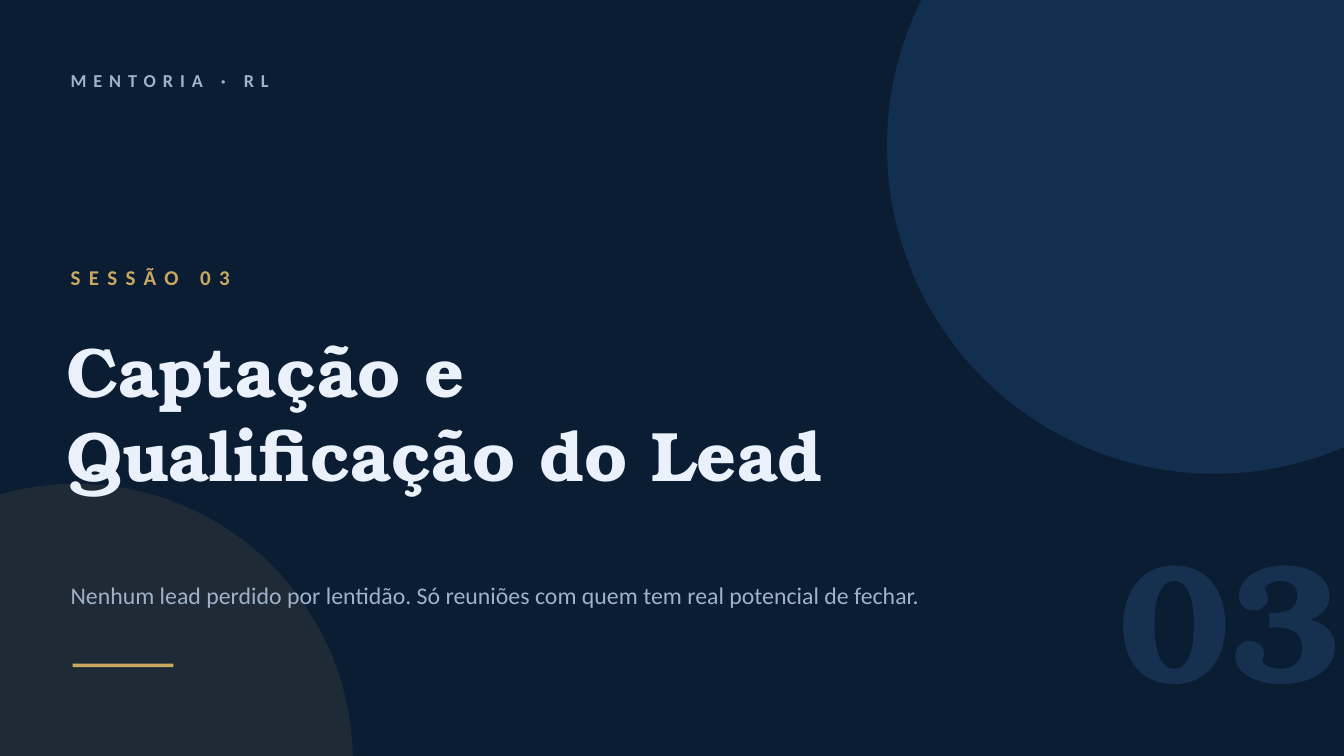
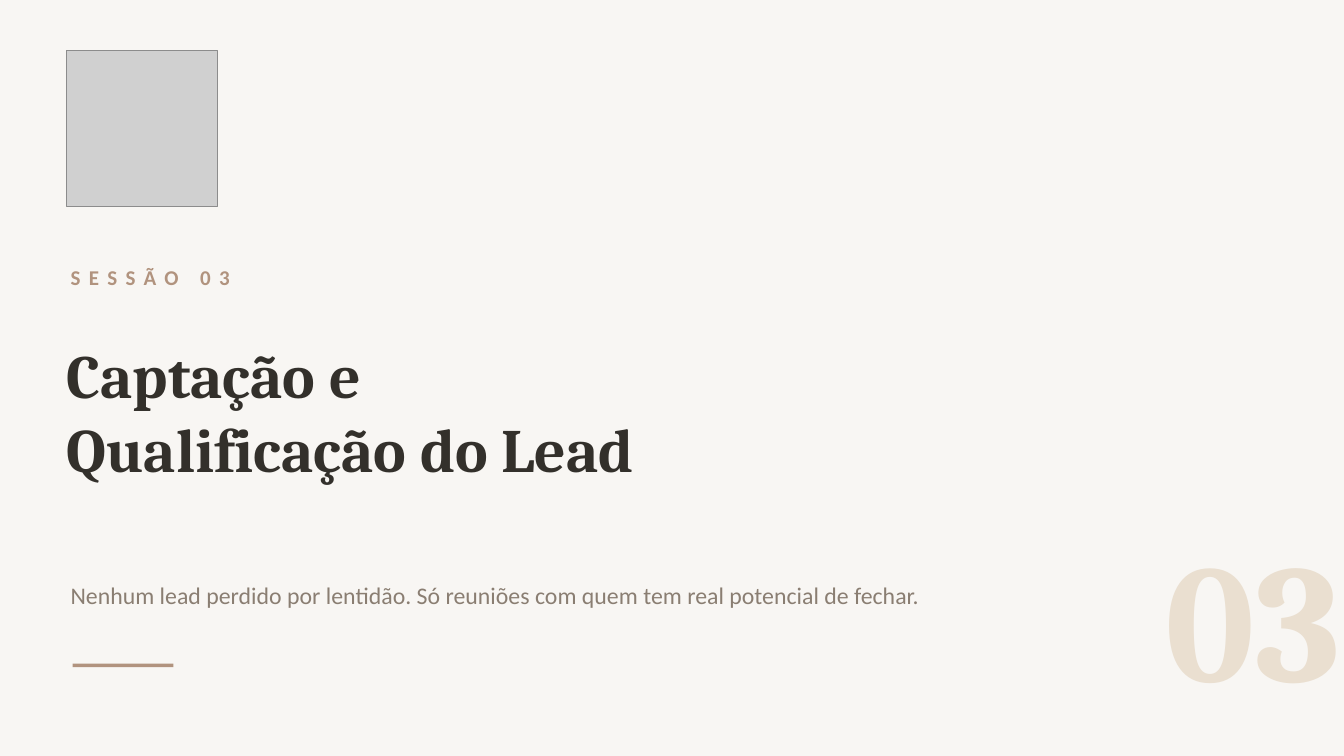
Before and after one commit to geralrlphoto/rl-menu, a slide deck: slide 1 of public/wedding-mentor-files/S3_Captacao.pptx. Drawn at 1344x756 pixels with LibreOffice and Linux fonts; fonts in the diff are those of the drawing; grey boxes stand for pictures. Boxes give left, top, right and bottom in pixels: in the first picture for what was removed or moved away, otherwise in the second. Text is boxed around its words. In the diff, an @@ line names an element or a change of style, - is before the commit and + after.

```diff
--- a/public/wedding-mentor-files/S3_Captacao.pptx
+++ b/public/wedding-mentor-files/S3_Captacao.pptx
@@ background #0B1D33 to #F8F6F3 @@
@@ ellipse removed at (x1=887, y1=0, x2=1344, y2=474) @@
@@ picture added at (x1=67, y1=50, x2=218, y2=207) @@
@@ text removed at (x1=71, y1=75, x2=269, y2=87) @@
-MENTORIA · RL
@@ text "SESSÃO 03" at (x1=200, y1=271, x2=230, y2=285): text colour #C9A961 to #B1937E @@
@@ text "Captação e" at (x1=66, y1=356, x2=633, y2=485): size 50 to 44 pt, font TeX Gyre Bonum to Cambria, text colour #EAF1FA to #33302B @@
@@ ellipse removed at (x1=0, y1=484, x2=353, y2=756) @@
@@ text "Nenhum lead perdido por lentidão. ..." at (x1=71, y1=587, x2=918, y2=608): text colour #9FB2C9 to #8A7E72 @@
@@ line (73, 665) - (173, 665): stroke #C9A961 2.5 pt to #B1937E 2.5 pt @@
```
Also in this commit, not shown: 19 other slides changed, 7 other files.
